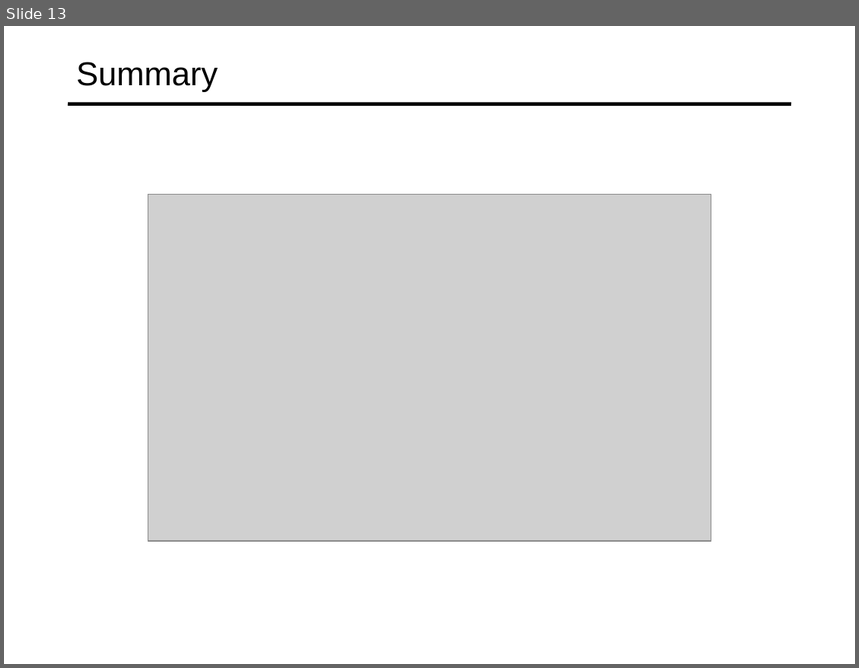
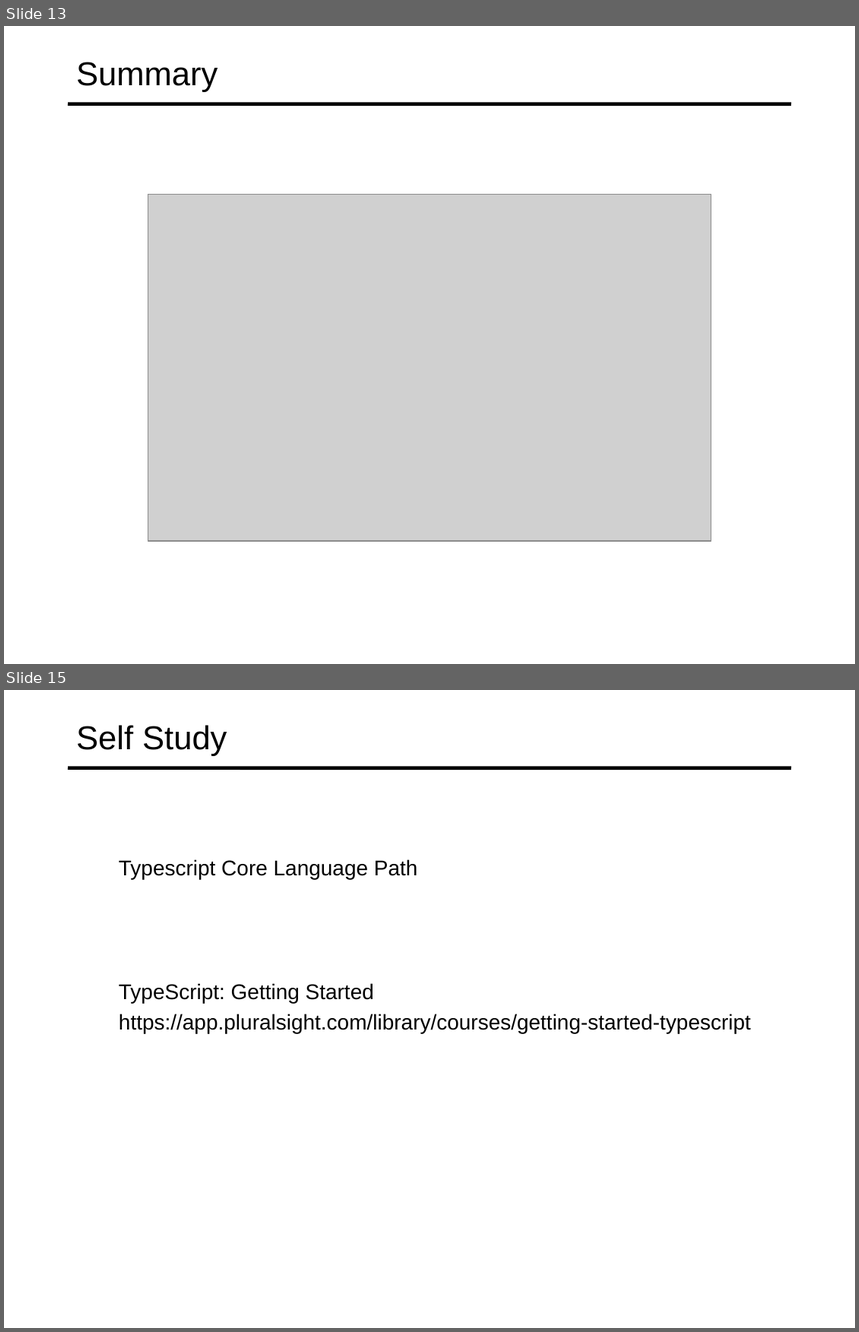
Before and after one commit to specter01wj/Jago_Link_Training, a slide deck: Angular/Angular12/TypeScript Fundamentals/3-Creating-And-Using-Functions/L3_Creating and Using Functions.ppt. Shown one above the other, each under a label of ours: slide 13 before the commit, slides 13 and 15 after it; the slides between them are not shown. The pictures are 859x668 and 859x1332 pixels, drawn with LibreOffice and Linux fonts; fonts in the diff are those of the drawing; grey boxes stand for pictures. Boxes give left, top, right and bottom in pixels: in the first picture for what was removed or moved away, otherwise in the second. Text is boxed around its words. In the diff, an @@ line names an element or a change of style, - is before the commit and + after.

```diff
--- a/Angular/Angular12/TypeScript Fundamentals/3-Creating-And-Using-Functions/L3_Creating and Using Functions.ppt
+++ b/Angular/Angular12/TypeScript Fundamentals/3-Creating-And-Using-Functions/L3_Creating and Using Functions.ppt
@@ slide 15 added at [4, 690, 855, 1328], background #FFFFFF; not listed: 1 template element that a slide beside it also shows @@
@@ title added at [76, 725, 227, 756], 28 pt, text #000000 @@
+Self Study
@@ text added at [119, 859, 751, 1034], 18 pt, text #000000 @@
+  Typescript Core Language Path
+  TypeScript: Getting Started
+  https://app.pluralsight.com/library/courses/getting-started-typescript
```
Also in this commit, not shown: 1 other slide added, 16 other files.
